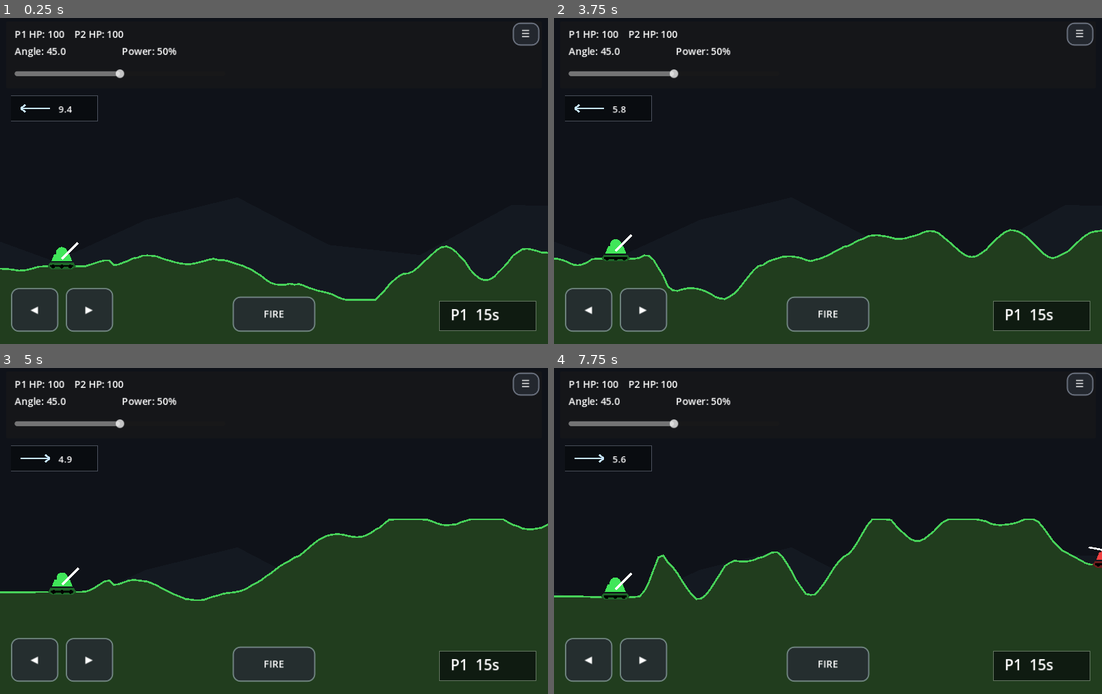
Above: before the commit, frames 1-4 (two rows, left to right).
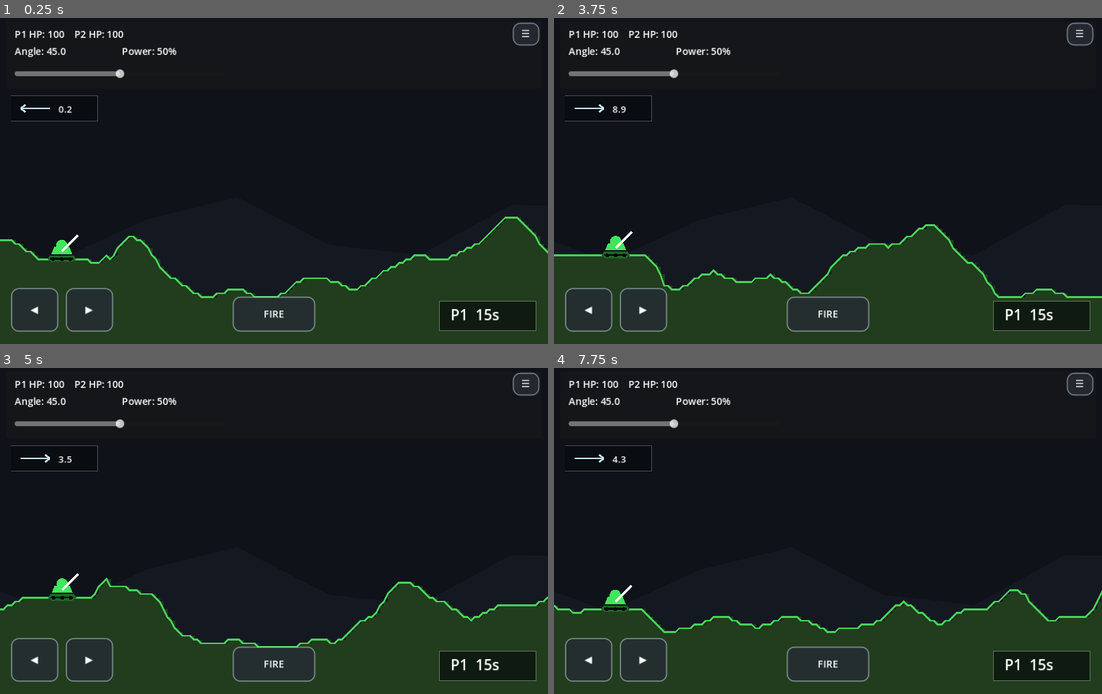
Above: after the commit, the same moments.

Repository: nwrowe/tilt-tanks
Game: Godot game, scene res://scenes/Main.tscn
The game is run twice, just before and just after one commit, with the same random seed, the same clock (stepped at 60 frames per second) and the same inputs.
Inputs:
- Up to frame 1 (0.25 s): no input
- Up to frame 2 (3.75 s): click "☰" at 0.5 s; click "◀" at 1.25 s; click "▶" at 2 s; click "FIRE" at 2.75 s; click "Rematch" at 3.5 s
- Up to frame 3 (5 s): tap Enter (ui_accept) at 4.25, 4.52 s; hold Right from 4.28 s (still down); hold R from 4.28 s (still down)
- Up to frame 4 (7.75 s): release Right at 5.03 s; release R at 5.03 s; hold Down 5.03-5.78 s; tap Space at 5.1, 6.6 s; tap Enter (ui_accept) at 5.27, 6.77, 7.25, 7.52 s; hold Right 5.78-6.53 s; hold R 5.78-6.53 s; hold Up 6.53-7.28 s; hold Left from 7.28 s (still down); hold R from 7.28 s (still down)

The runs differ from the first frame. In frame 1, 6.1% of the frame differs, in the area x 0-100%, y 27-87%; in frame 2, 6.6%; in frame 3, 17%; in frame 4, 19%, in the area x 0-100%, y 27-82%.

Commit message:
Switch scene to mask-based terrain script

Diff:
--- a/scenes/Main.tscn
+++ b/scenes/Main.tscn
@@ -1,6 +1,6 @@
 [gd_scene load_steps=2 format=3 uid="uid://tilttanksmain"]
 
-[ext_resource type="Script" path="res://scripts/MainMobile2.gd" id="1_main"]
+[ext_resource type="Script" path="res://scripts/MainMask.gd" id="1_main"]
 
 [node name="Main" type="Node2D"]
 script = ExtResource("1_main")
